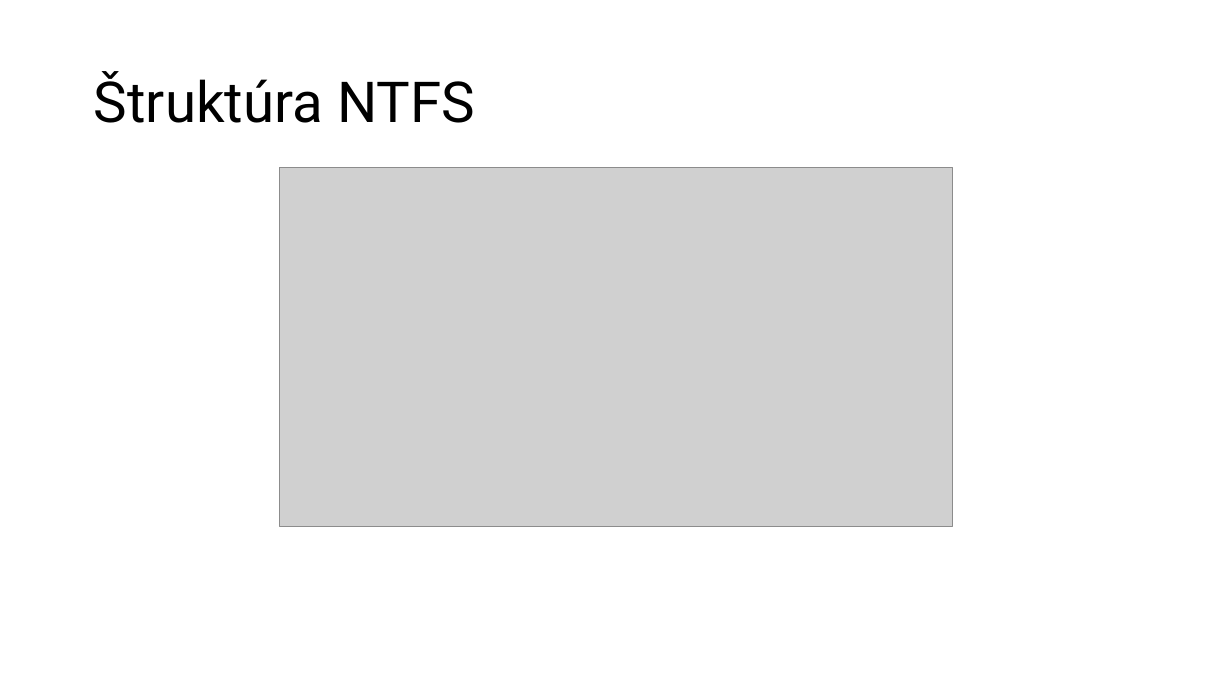
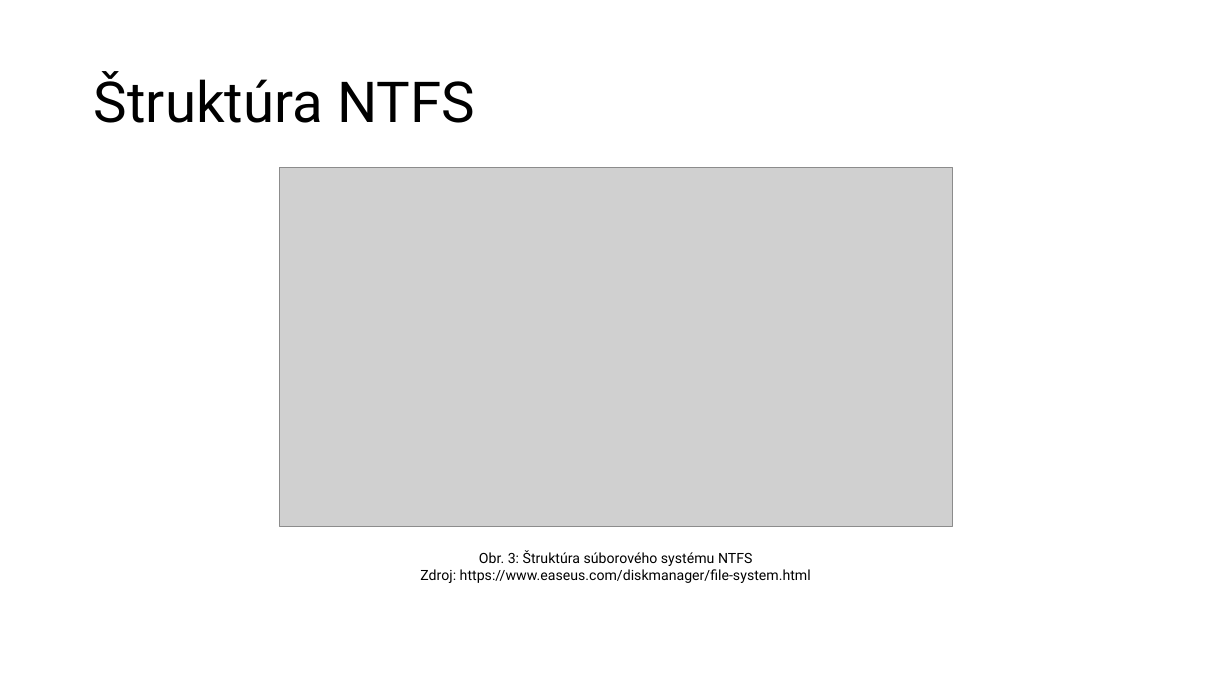
Before and after one commit to MeheheCedy22/PIB, a slide deck: slide 9 of ProgressReport1-Cederle-Marek.pptx. Drawn at 1232x693 pixels with LibreOffice and Linux fonts; fonts in the diff are those of the drawing; grey boxes stand for pictures. Boxes give left, top, right and bottom in pixels: in the first picture for what was removed or moved away, otherwise in the second. Text is boxed around its words. In the diff, an @@ line names an element or a change of style, - is before the commit and + after.

```diff
--- a/ProgressReport1-Cederle-Marek.pptx
+++ b/ProgressReport1-Cederle-Marek.pptx
@@ text added at (420,550,811,583), 11 pt, text #000000 @@
+Obr. 3: Štruktúra súborového systému NTFS
+Zdroj: https://www.easeus.com/diskmanager/file-system.html
```
Also in this commit, not shown: 3 other slides changed, 2 other files.
